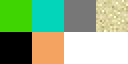
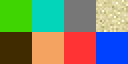
The second 128 x 64 image is a revision of the first. Changes to its layers:
painted on "Layer 1" over [left=0, top=32, right=128, bottom=64]
